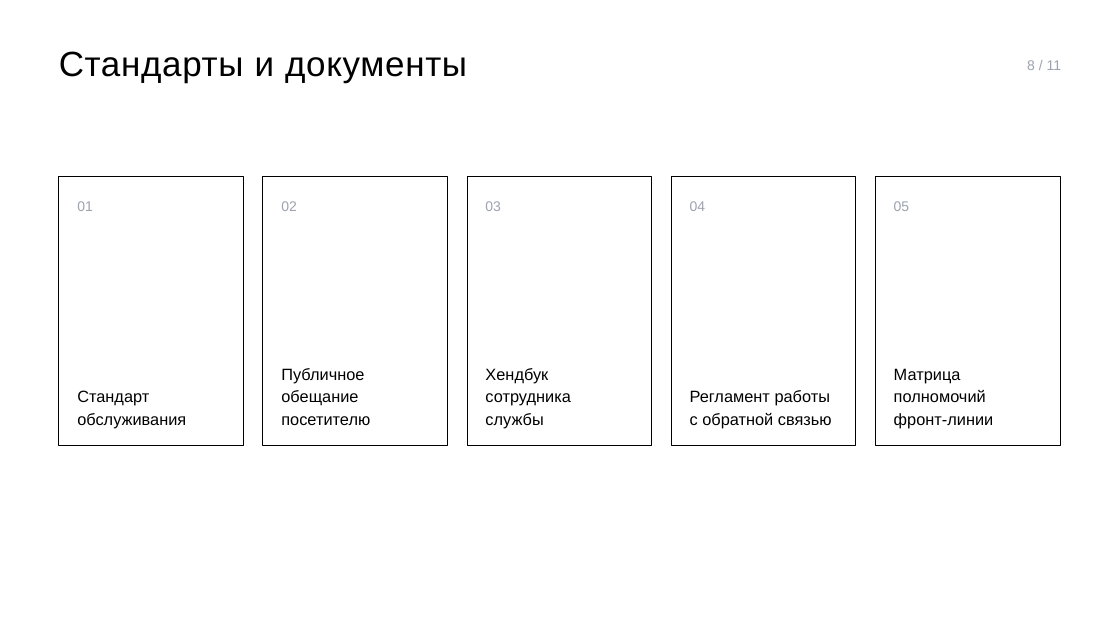
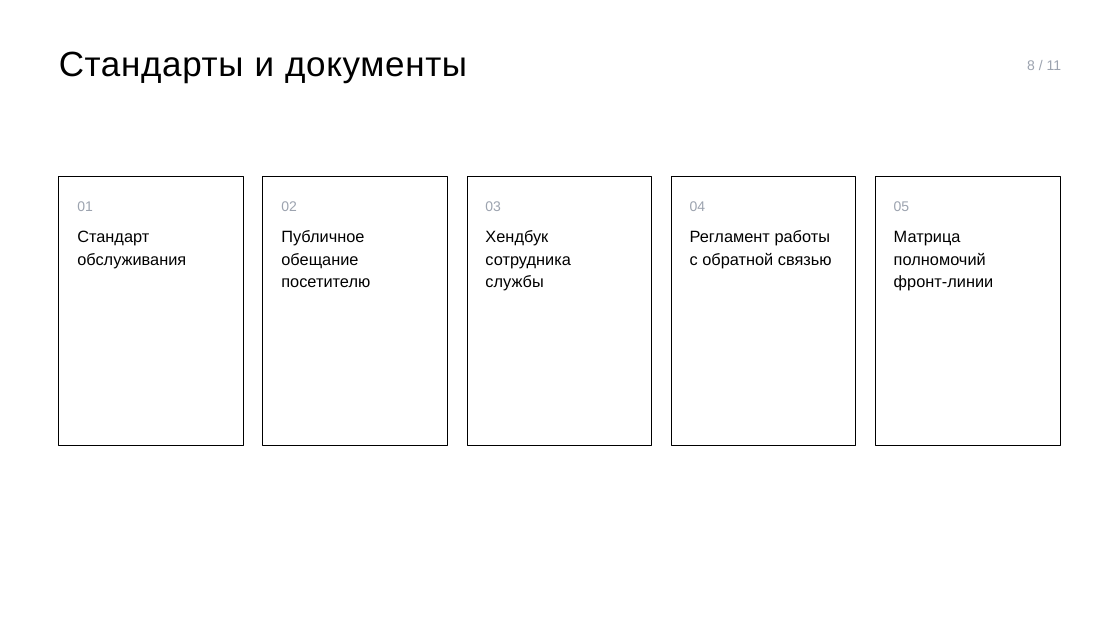
Before and after one commit to skrasin/ges-2, a slide deck: slide 8 of docs/strategy/ges2-service-cx-proposal.pptx. Drawn at 1120x630 pixels with LibreOffice and Linux fonts; fonts in the diff are those of the drawing. Boxes give left, top, right and bottom in pixels: in the first picture for what was removed or moved away, otherwise in the second. Text is boxed around its words. In the diff, an @@ line names an element or a change of style, - is before the commit and + after.

```diff
--- a/docs/strategy/ges2-service-cx-proposal.pptx
+++ b/docs/strategy/ges2-service-cx-proposal.pptx
@@ 5 texts moved together from (x1=77, y1=368, x2=994, y2=428) to (x1=77, y1=230, x2=994, y2=291) @@
@@ vertical alignment bottom to top in 5 elements at (x1=77, y1=230, x2=186, y2=268), (x1=281, y1=230, x2=370, y2=287), (x1=485, y1=230, x2=570, y2=291), (x1=690, y1=230, x2=832, y2=268), (x1=894, y1=230, x2=994, y2=291) @@
```
Also in this commit, not shown: 1 other slide changed, 3 other files.
